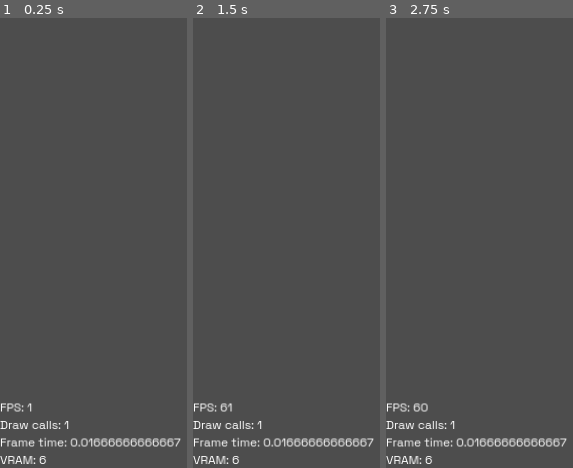
Above: before the commit, frames 1-3 (left to right).
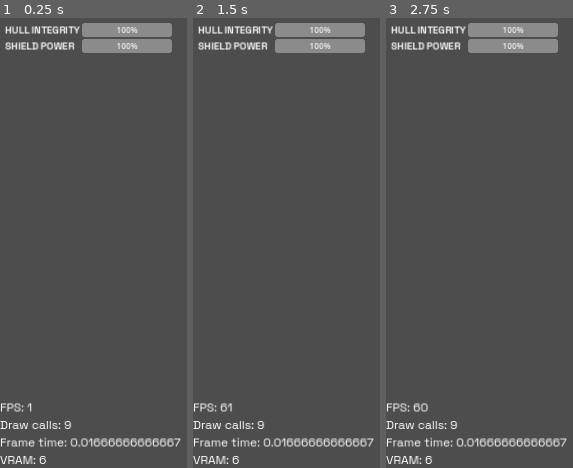
Above: after the commit, the same moments.

Repository: Trailingslashes/space_shooter
Game: Godot game, scene res://main.tscn
The game is run twice, just before and just after one commit, with the same random seed, the same clock (stepped at 60 frames per second) and the same inputs.
Inputs:
- Up to frame 1 (0.25 s): no input
- Up to frame 2 (1.5 s): tap Enter at 0.5 s; tap Space at 1.25 s
- Up to frame 3 (2.75 s): tap Enter at 2 s

The runs differ from the first frame. In frame 1, 4.0% of the frame differs, in the area x 2-92%, y 1-92%; in frame 2, 4.0%; in frame 3, 4.0%.

Commit message:
Add HUD to 2d space

Diff:
--- a/main.tscn
+++ b/main.tscn
@@ -1,6 +1,7 @@
-[gd_scene load_steps=2 format=3 uid="uid://dgjgta0brh801"]
+[gd_scene load_steps=3 format=3 uid="uid://dgjgta0brh801"]
 
 [ext_resource type="PackedScene" uid="uid://cet1sc8407lxg" path="res://scenes/debug.tscn" id="1_ih574"]
+[ext_resource type="PackedScene" uid="uid://binxu5yod6h40" path="res://scenes/HUD.tscn" id="2_l42g5"]
 
 [node name="MainRoot" type="Node3D"]
 
@@ -18,3 +19,5 @@
 offset_top = -32.0
 offset_right = 1.0
 grow_vertical = 0
+
+[node name="Hud" parent="." instance=ExtResource("2_l42g5")]
--- /dev/null
+++ b/scenes/HUD.tscn
@@ -0,0 +1,41 @@
+[gd_scene load_steps=2 format=3 uid="uid://binxu5yod6h40"]
+
+[ext_resource type="FontFile" uid="uid://dj42v5ockac56" path="res://fonts/SpaceGrotesk-SemiBold.ttf" id="1_jsv6h"]
+
+[node name="Hud" type="CanvasLayer"]
+
+[node name="Player" type="MarginContainer" parent="."]
+offset_right = 354.0
+offset_bottom = 77.0
+theme_override_constants/margin_left = 10
+theme_override_constants/margin_top = 10
+theme_override_constants/margin_right = 10
+theme_override_constants/margin_bottom = 10
+
+[node name="GridContainer" type="GridContainer" parent="Player"]
+layout_mode = 2
+columns = 2
+
+[node name="HullIntegreityLabel" type="Label" parent="Player/GridContainer"]
+layout_mode = 2
+theme_override_fonts/font = ExtResource("1_jsv6h")
+theme_override_font_sizes/font_size = 20
+text = "HULL INTEGRITY"
+uppercase = true
+
+[node name="HullIntegreityBar" type="ProgressBar" parent="Player/GridContainer"]
+layout_mode = 2
+size_flags_horizontal = 3
+value = 100.0
+
+[node name="ShieldPowerLabel" type="Label" parent="Player/GridContainer"]
+layout_mode = 2
+theme_override_fonts/font = ExtResource("1_jsv6h")
+theme_override_font_sizes/font_size = 20
+text = "SHIELD POWER
+"
+uppercase = true
+
+[node name="ShieldPowerBar" type="ProgressBar" parent="Player/GridContainer"]
+layout_mode = 2
+value = 100.0
